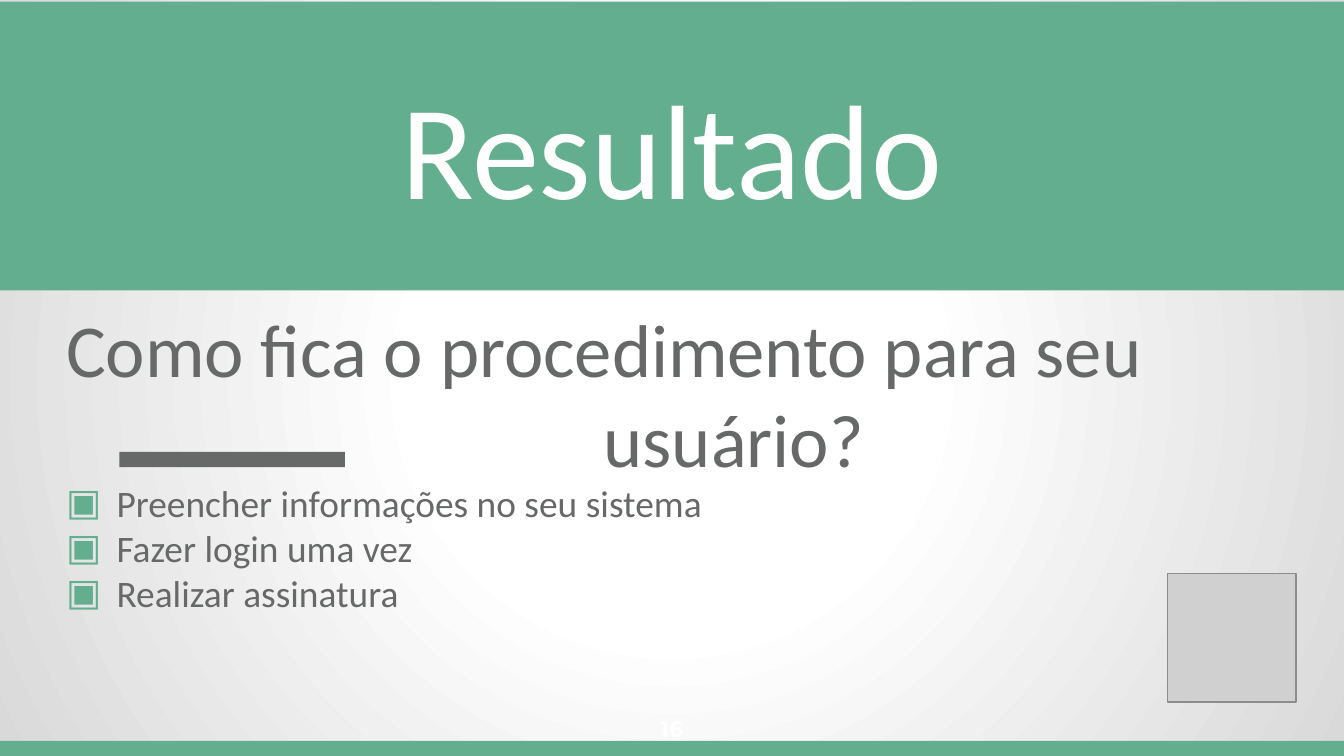
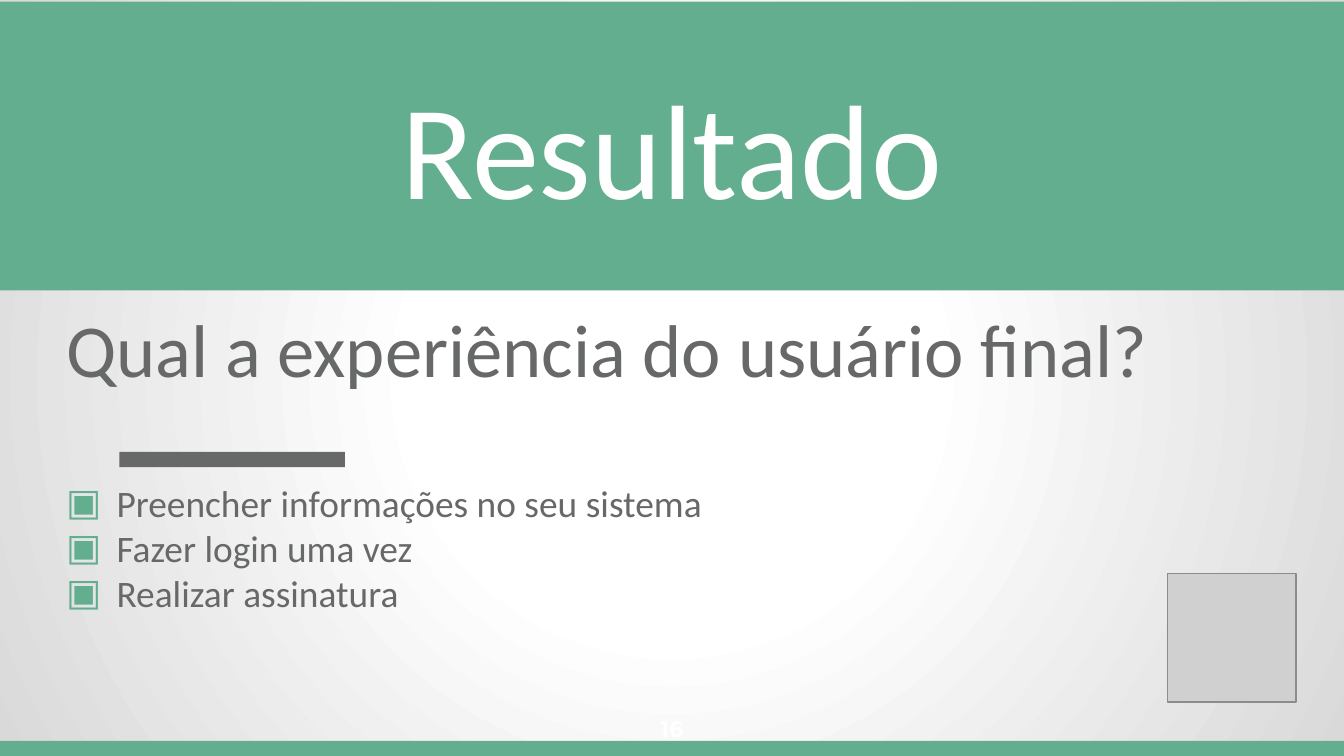
Before and after one commit to Conselho-Federal-de-Medicina/integracao-prescricao-cfm, a slide deck: slide 16 of public/apresentacao/Integracao_com_a_Prescricao_Eletronica_do_CFM.pptx. Drawn at 1344x756 pixels with LibreOffice and Linux fonts; fonts in the diff are those of the drawing; grey boxes stand for pictures. Boxes give left, top, right and bottom in pixels: in the first picture for what was removed or moved away, otherwise in the second. Text is boxed around its words. In the diff, an @@ line names an element or a change of style, - is before the commit and + after.

```diff
--- a/public/apresentacao/Integracao_com_a_Prescricao_Eletronica_do_CFM.pptx
+++ b/public/apresentacao/Integracao_com_a_Prescricao_Eletronica_do_CFM.pptx
@@ subtitle at bbox=[66, 325, 1147, 389]: text changed @@
-Como fica o procedimento para seu usuário?
+Qual a experiência do usuário final?
```
Also in this commit, not shown: 3 other slides changed, 1 slide added.
